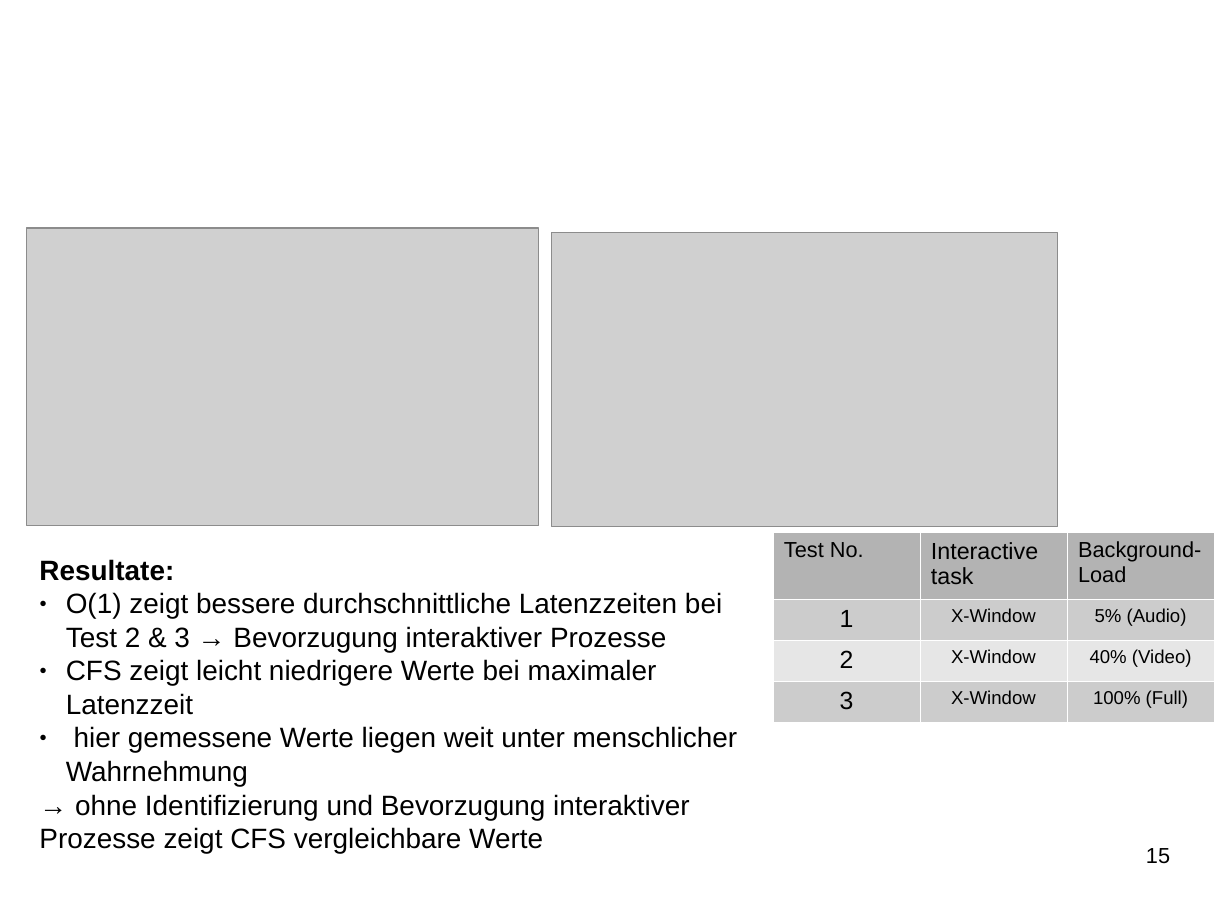
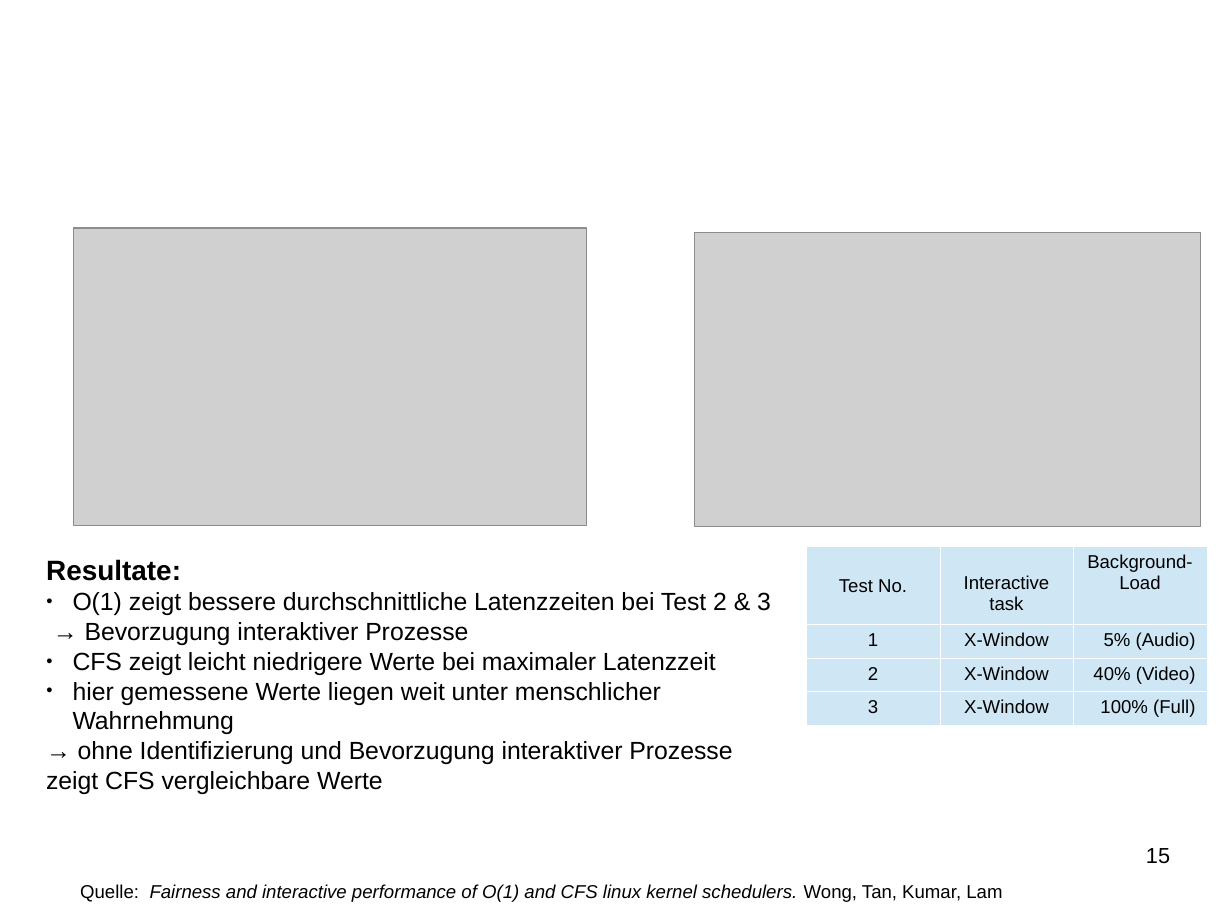
Before and after one commit to SeminararbeitCFS/main, a slide deck: slide 15 of vortrag/vortrag_CFS.odp. Drawn at 1232x924 pixels with LibreOffice and Linux fonts; fonts in the diff are those of the drawing; grey boxes stand for pictures; background and template pictures are left out. Boxes give left, top, right and bottom in pixels: in the first picture for what was removed or moved away, otherwise in the second. Text is boxed around its words. In the diff, an @@ line names an element or a change of style, - is before the commit and + after.

```diff
--- a/vortrag/vortrag_CFS.odp
+++ b/vortrag/vortrag_CFS.odp
@@ picture: place and size @@
-picture at [26, 228, 539, 525]
+picture at [74, 228, 587, 525]
@@ picture: place and size @@
-picture at [551, 233, 1058, 527]
+picture at [694, 233, 1201, 527]
@@ text "Resultate:": place and size @@
-text "Resultate:" at [39, 559, 738, 853]
+text "Resultate:" at [46, 559, 771, 794]
@@ table at [807, 546, 1206, 721] @@
@@ fill #B3B3B3 to #CFE7F5 in row 1 @@
@@ fill #CCCCCC to #CFE7F5 in 6 cells @@
@@ fill #E6E6E6 to #CFE7F5 in row 3 @@
@@ size 14 to 12 pt in "Test No.", "Background-Load" @@
@@ size 15 to 12 pt in "Interactive task" @@
@@ size 16 to 12 pt in "1", "2", "3" @@
@@ alignment left to centre @@
@@ alignment centre to right @@
@@ table: place and size @@
-table at [774, 532, 1216, 714]
+table at [807, 546, 1206, 721]
@@ text at [73, 592, 771, 645]: text changed; size 18 to 16 pt @@
-● O(1) zeigt bessere durchschnittliche Latenzzeiten bei Test 2 & 3 → Bevorzugung interaktiver Prozesse
+● O(1) zeigt bessere durchschnittliche Latenzzeiten bei Test 2 & 3
+→ Bevorzugung interaktiver Prozesse
@@ text at [46, 652, 732, 794]: size 18 to 16 pt in "CFS zeigt leicht niedrigere Werte bei maximaler ...", "hier gemessene Werte liegen weit unter menschlicher ...", "→ ohne Identifizierung und Bevorzugung interaktiver Prozesse ..." @@
@@ text added at [80, 884, 1002, 902], 12 pt, text #000000, italic @@
+Quelle: Fairness and interactive performance of O(1) and CFS linux kernel schedulers. Wong, Tan, Kumar, Lam
```
Also in this commit, not shown: 2 other slides changed.
